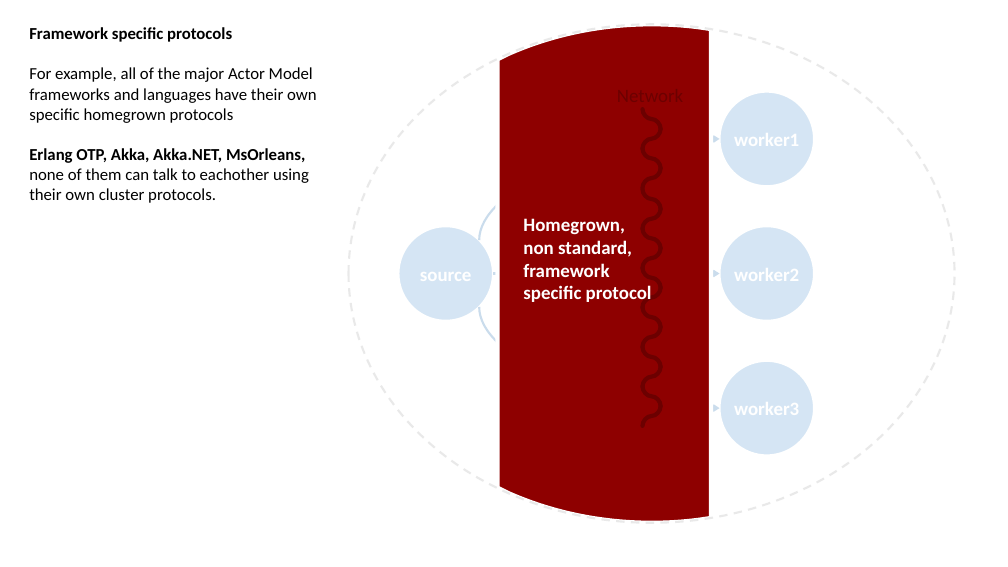
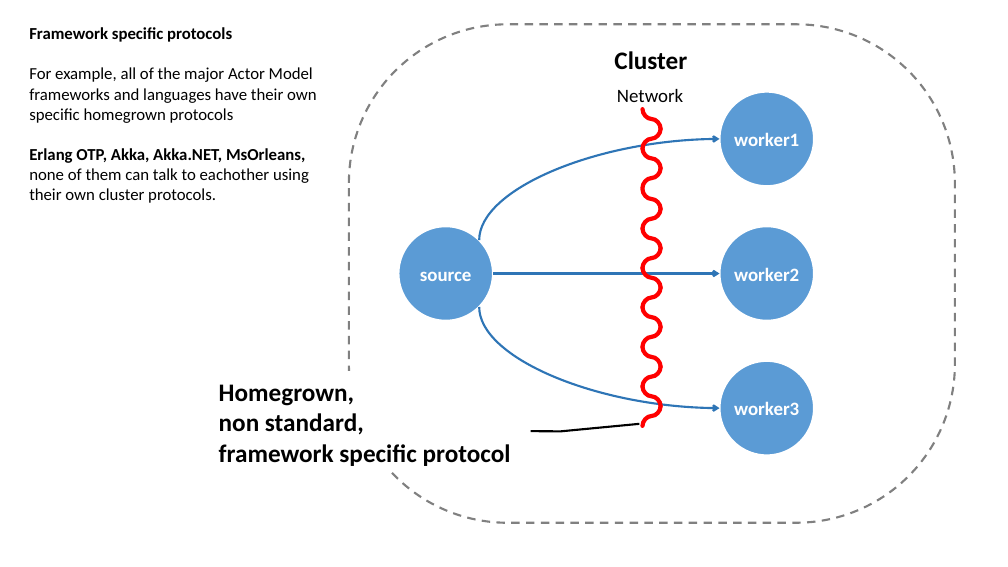
Before and after one commit to rogeralsing/Presentations, a slide deck: slide 4 of ClusterSoftware/clustersoftware.pptx (slide 3 before the commit). Drawn at 1008x567 pixels with LibreOffice and Linux fonts; fonts in the diff are those of the drawing. Boxes give left, top, right and bottom in pixels: in the first picture for what was removed or moved away, otherwise in the second. Text is boxed around its words. In the diff, an @@ line names an element or a change of style, - is before the commit and + after.

```diff
--- a/ClusterSoftware/clustersoftware.pptx
+++ b/ClusterSoftware/clustersoftware.pptx
@@ ellipse removed at [349,24,955,523] @@
@@ ellipse removed at [349,24,955,523] @@
@@ rounded rectangle added at [349,24,955,523], outline #808080 2 pt dashed @@
@@ freeform shape removed at [498,24,712,523] @@
@@ text added at [614,51,687,70], 24 pt, text #000000, bold @@
+Cluster
@@ text added at [617,89,683,102], 18 pt, text #000000 @@
+Network
@@ curved line (643, 109) - (661, 129): stroke #6C0000 4 pt to #FF0000 4 pt @@
@@ curved line (661, 129) - (643, 148): stroke #6C0000 4 pt to #FF0000 4 pt @@
@@ curved line (643, 148) - (661, 169): stroke #6C0000 4 pt to #FF0000 4 pt @@
@@ text in ellipse at [734,132,799,146]: text added @@
+worker1
@@ curved line (661, 169) - (643, 188): stroke #6C0000 4 pt to #FF0000 4 pt @@
@@ curved line (643, 189) - (661, 209): stroke #6C0000 4 pt to #FF0000 4 pt @@
@@ curved line (661, 209) - (643, 228): stroke #6C0000 4 pt to #FF0000 4 pt @@
@@ curved line (643, 228) - (661, 248): stroke #6C0000 4 pt to #FF0000 4 pt @@
@@ curved line (661, 248) - (643, 268): stroke #6C0000 4 pt to #FF0000 4 pt @@
@@ curved line (643, 268) - (661, 287): stroke #6C0000 4 pt to #FF0000 4 pt @@
@@ text in ellipse at [734,267,799,281]: text added @@
+worker2
@@ text in ellipse at [420,271,472,281]: text added @@
+source
@@ curved line (661, 287) - (643, 308): stroke #6C0000 4 pt to #FF0000 4 pt @@
@@ curved line (643, 308) - (661, 327): stroke #6C0000 4 pt to #FF0000 4 pt @@
@@ curved line (661, 327) - (643, 347): stroke #6C0000 4 pt to #FF0000 4 pt @@
@@ curved line moved from (643, 386) - (661, 406) to (643, 347) - (661, 367) @@
@@ curved line (643, 347) - (661, 367): stroke #6C0000 4 pt to #FF0000 4 pt @@
@@ callout "Homegrown,": place and size @@
-callout "Homegrown," at [523,218,652,302]
+callout "Homegrown," at [212,371,535,473]
@@ callout "Homegrown," at [212,371,535,473]: size 18 to 24 pt, text colour #FFFFFF to #000000; vertical alignment top to middle; fill none to #FFFFFF; outline none to #000000 2 pt @@
@@ curved line moved from (661, 406) - (643, 426) to (661, 367) - (643, 386) @@
@@ curved line (661, 367) - (643, 386): stroke #6C0000 4 pt to #FF0000 4 pt @@
@@ curved line moved from (661, 367) - (643, 386) to (643, 386) - (661, 406) @@
@@ curved line (643, 386) - (661, 406): stroke #6C0000 4 pt to #FF0000 4 pt @@
@@ curved line moved from (643, 347) - (661, 367) to (661, 406) - (643, 426) @@
@@ curved line (661, 406) - (643, 426): stroke #6C0000 4 pt to #FF0000 4 pt @@
@@ text in ellipse at [734,401,799,415]: text added @@
+worker3
```
Also in this commit, not shown: 1 other slide changed, 1 slide added.
